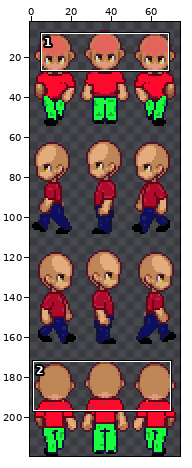
Sprite sheet -- src/assets/sprites/Human/angry_man.png. The first picture is a wide view before the edit; the outline marks the close-up.
Close-up. The starting point:
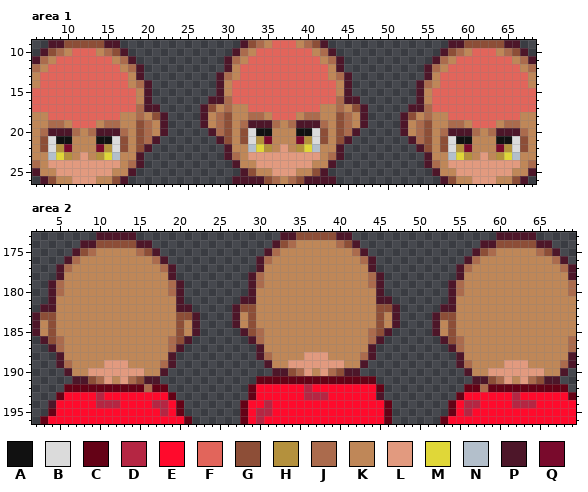
The file is 75x220 pixels. Colours within 5 levels of each other are drawn and written as one. Shown: area 1: x 6..68, y 9..26; area 2: x 2..69, y 173..196. The wide view leaves out empty margins.
Palette (. is transparent): A #111111  B #dbdbdb  C #640216  D #b52643  E #ff0a2c  F #e2655b  G #8d4e37  H #b4913d  J #ab6b4d  K #bf8758  L #e29a7f  M #e0d738  N #b3bfcb  P #4d1629  Q #790a2c
Now the later version:
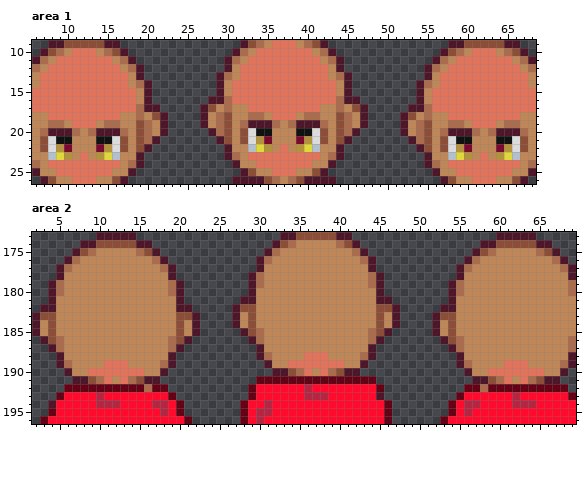
What changed:
colour F: #e2655b -> #e2735b
Area 1:
y 22: x 37 L -> F
y 23: x 12 L -> F; x 33..41 LLLLLLLLL -> FFFFFFFFF; x 62 L -> F
y 24: x 8..16 LLLLLLLLL -> FFFFFFFFF; x 34..40 LLLLLLL -> FFFFFFF; x 58..66 LLLLLLLLL -> FFFFFFFFF
y 25: x 9..15 LLLLLLL -> FFFFFFF; x 36..38 LLL -> FFF; x 59..65 LLLLLLL -> FFFFFFF
y 26: x 11..13 LLL -> FFF; x 61..63 LLL -> FFF
Area 2:
y 188: x 36..38 LLL -> FFF
y 189: x 11..13 LLL -> FFF; x 34..40 LLLLLLL -> FFFFFFF; x 61..63 LLL -> FFF
y 190: x 9..15 LLLLLLL -> FFFFFFF; x 36 L -> F; x 38 L -> F; x 59..65 LLLLLLL -> FFFFFFF
y 191: x 11 L -> F; x 13 L -> F; x 61 L -> F; x 63 L -> F
Boxes around the changes in both close-ups, in picture pixels (x1, y1, x2, y2):
changed: (232, 40, 336, 176)
changed: (32, 48, 136, 184)
changed: (432, 48, 536, 184)
changed: (288, 352, 344, 376)
changed: (88, 360, 144, 384)
changed: (488, 360, 544, 384)
